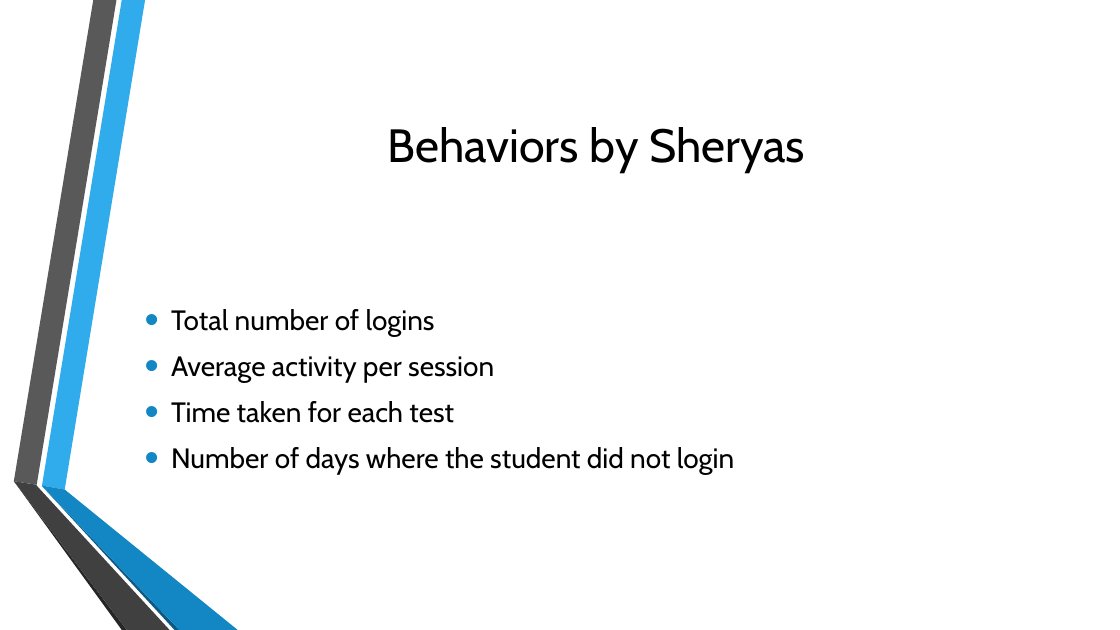
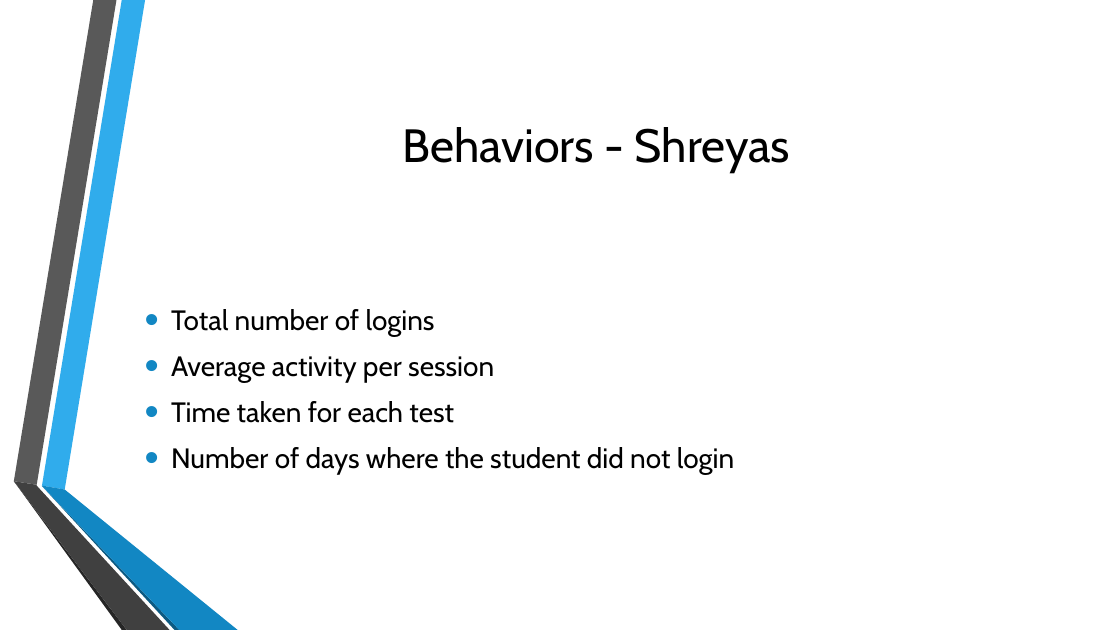
Before and after one commit to shreyasugemuge/Senior-Design-Project, a slide deck: slide 5 of docs/Milestone 3/Milestone_3_Presentation.pptx. Drawn at 1120x630 pixels with LibreOffice and Linux fonts; fonts in the diff are those of the drawing; background and template pictures are left out. Boxes give left, top, right and bottom in pixels: in the first picture for what was removed or moved away, otherwise in the second. Text is boxed around its words. In the diff, an @@ line names an element or a change of style, - is before the commit and + after.

```diff
--- a/docs/Milestone 3/Milestone_3_Presentation.pptx
+++ b/docs/Milestone 3/Milestone_3_Presentation.pptx
@@ title at [403,127,790,173]: text changed @@
-Behaviors by Sheryas
+Behaviors - Shreyas
```
Also in this commit, not shown: 4 other slides changed, 2 slides added, 1 other file.
